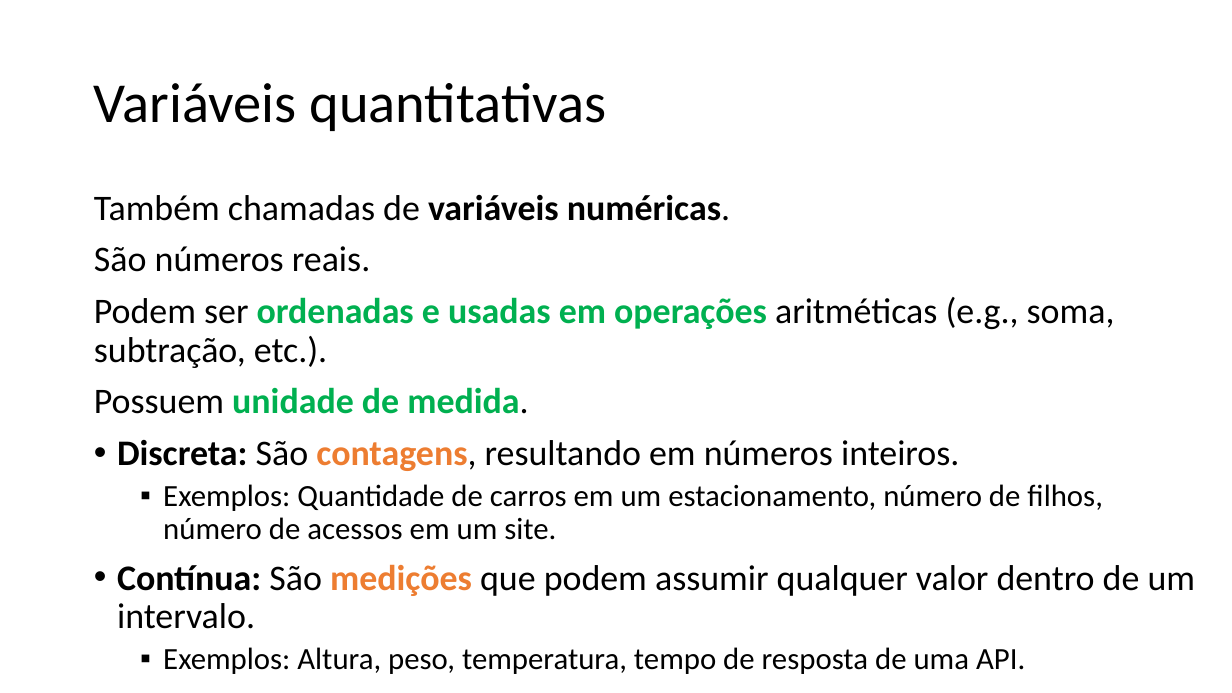
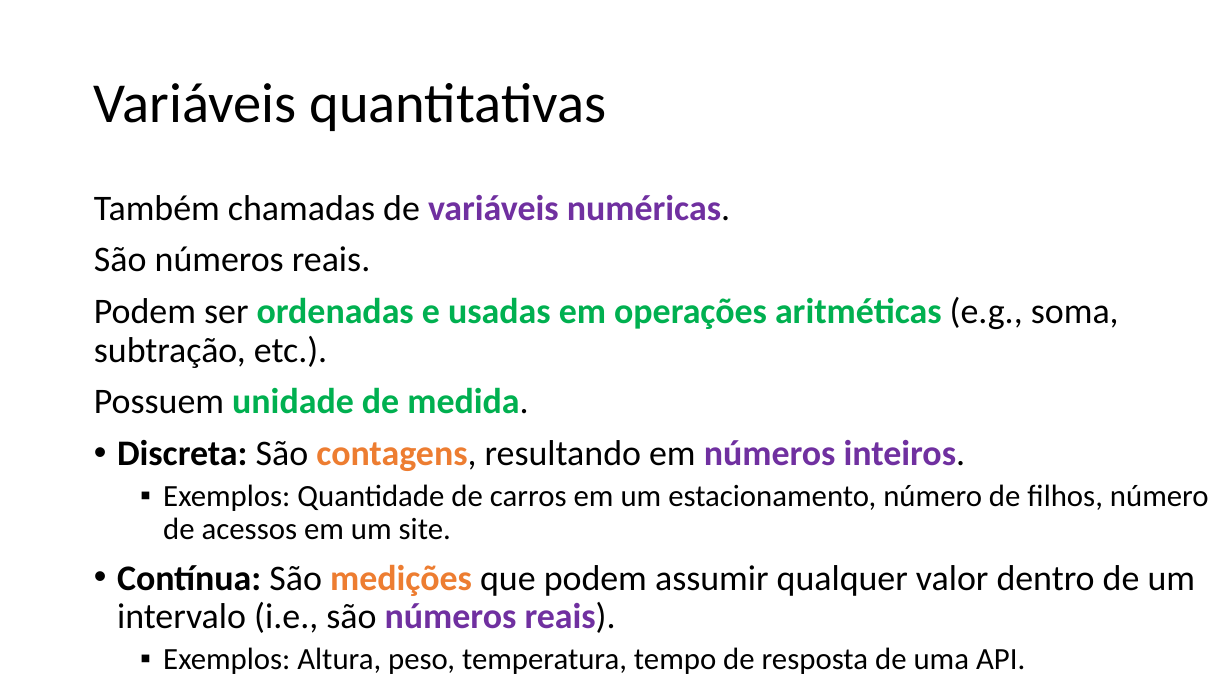
Before and after one commit to zz4fap/c24_inteligencia_artificial, a slide deck: slide 11 of slides/C24_EDA.pptx (slide 10 before the commit). Drawn at 1232x693 pixels with LibreOffice and Linux fonts; fonts in the diff are those of the drawing. Boxes give left, top, right and bottom in pixels: in the first picture for what was removed or moved away, otherwise in the second. Text is boxed around its words. In the diff, an @@ line names an element or a change of style, - is before the commit and + after.

```diff
--- a/slides/C24_EDA.pptx
+++ b/slides/C24_EDA.pptx
@@ text at <box>94,195,1119,471</box>: text colour #000000 to #7030A0 in "variáveis numéricas.", "números inteiros."; text colour #000000 to #00B050 in "aritméticas"; bold on in "aritméticas", "números inteiros." @@
@@ text at <box>117,564,1196,633</box>: text changed @@
-• Contínua: São medições que podem assumir qualquer valor dentro de um intervalo.
+• Contínua: São medições que podem assumir qualquer valor dentro de um intervalo (i.e., são números reais).
```
Also in this commit, not shown: 16 other slides changed, 3 slides added, 1 other file.
